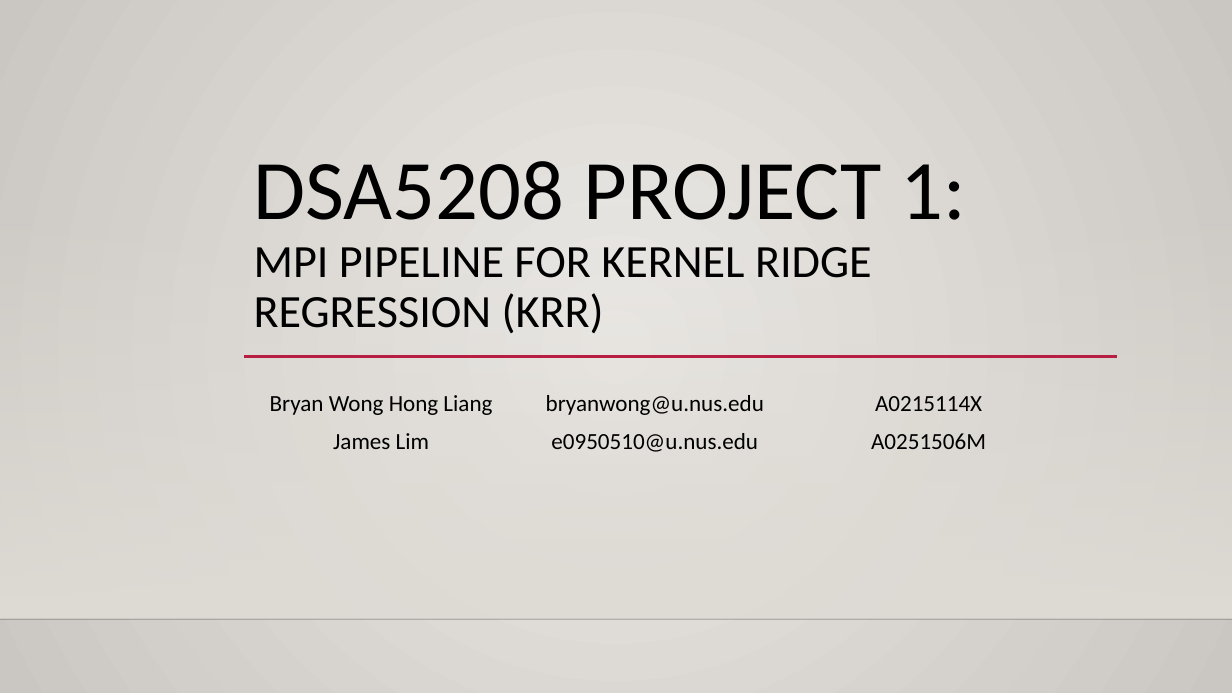
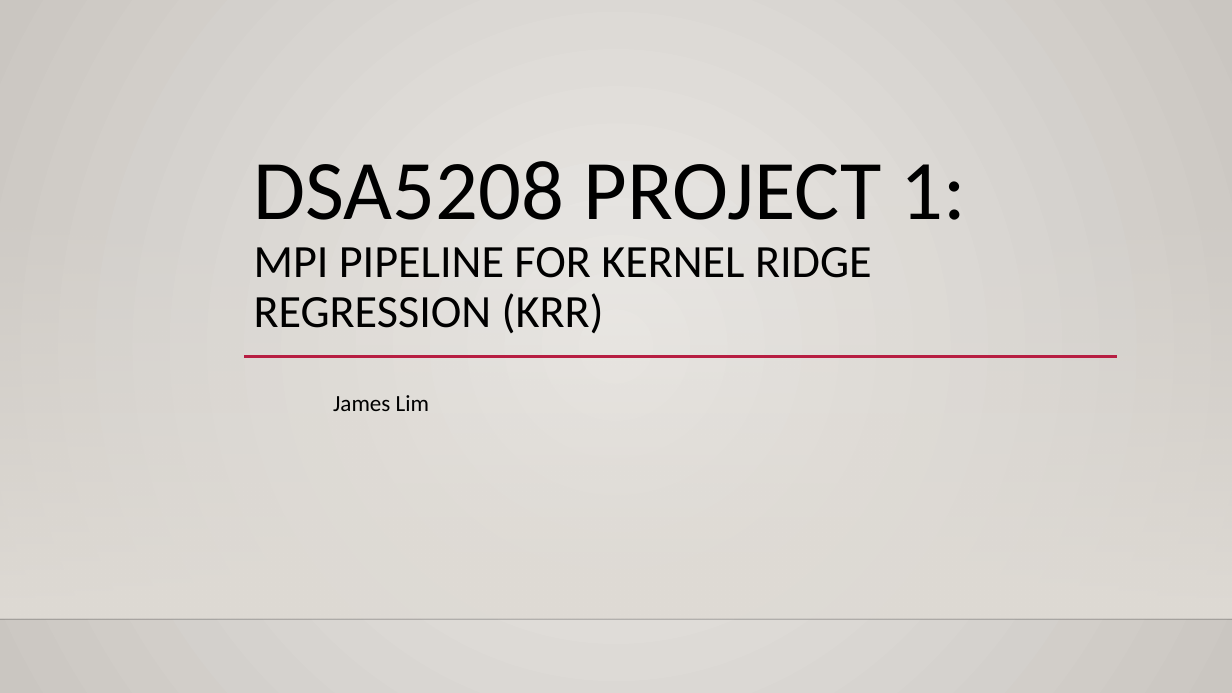
Before and after one commit to astrozoid2604/Distributed_Computing_MPI, a slide deck: slide 1 of summary.pptx. Drawn at 1232x693 pixels with LibreOffice and Linux fonts; fonts in the diff are those of the drawing; background and template pictures are left out. Boxes give left, top, right and bottom in pixels: in the first picture for what was removed or moved away, otherwise in the second. Text is boxed around its words. In the diff, an @@ line names an element or a change of style, - is before the commit and + after.

```diff
--- a/summary.pptx
+++ b/summary.pptx
@@ table at box(244, 385, 518, 423) @@
-Bryan Wong Hong Liang | bryanwong@u.nus.edu | A0215114X
-James Lim | e0950510@u.nus.edu | A0251506M
+James Lim
@@ table: place and size @@
-table at box(244, 385, 1065, 460)
+table at box(244, 385, 518, 423)
```
Also in this commit, not shown: 3 other files.
